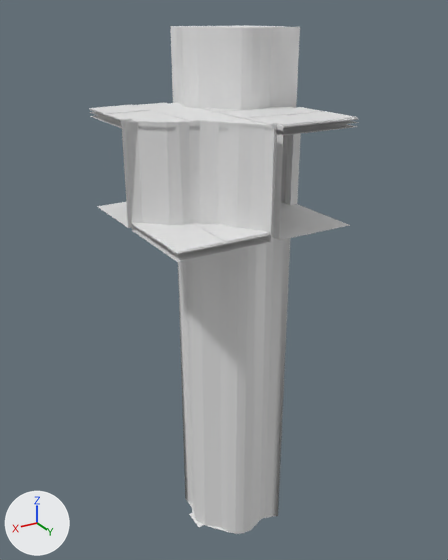
A saved change to the FBX model Assets/Data/Level/Biomes/AbyssalRuins/Models/K_CliffDrop_BABC.fbx.
Camera for both pictures: a camera (50 mm lens) standing at (8.17, 13.95, 4.83) and looking at (-0.45, -0.42, -2.36). The lights are fixed; the arrows at lower left show +X, +Y and +Z. The first picture is the older version. Where no turn or scale is listed for an object, it has been applied to the vertices.

The scene before the commit, as lines of its bpy script (objects in view):
```python
me_k_cliffdrop_babc = bpy.data.meshes.new('K_CliffDrop_BABC')
me_k_cliffdrop_babc.from_pydata(...)  # 1178 vertices, 933 faces; spans x -2.5..2.5, y -2.5..2.5, z -12.0..2.54
# faces by material slot: [602, 261, 51, 19]
me_k_cliffdrop_babc.materials.append(mat_joint)  # white #e7e7e7
me_k_cliffdrop_babc.materials.append(mat_floor)  # white #e7e7e7
me_k_cliffdrop_babc.materials.append(mat_chasm)  # white #e7e7e7
me_k_cliffdrop_babc.materials.append(mat_cliff)  # white #e7e7e7
me_k_cliffdrop_babc_colcliff7 = bpy.data.meshes.new('K_CliffDrop_BABC_ColCliff7')
me_k_cliffdrop_babc_colcliff7.from_pydata(...)  # 614 vertices, 578 faces; spans x -2.5..2.5, y -2.5..2.5, z -0.2..2.4
me_k_cliffdrop_babc_colground0 = bpy.data.meshes.new('K_CliffDrop_BABC_ColGround0')
me_k_cliffdrop_babc_colground0.from_pydata(...)  # 182 vertices, 161 faces; spans x 0.0..2.5, y 0.0..2.5, z -0.2..0.0
ob_k_cliffdrop_babc = bpy.data.objects.new('K_CliffDrop_BABC', me_k_cliffdrop_babc)
ob_k_cliffdrop_babc.location = (0.0, 0.0, 0.0)
ob_k_cliffdrop_babc_colcliff7 = bpy.data.objects.new('K_CliffDrop_BABC_ColCliff7', me_k_cliffdrop_babc_colcliff7)
ob_k_cliffdrop_babc_colcliff7.location = (0.0, 0.0, 0.0)
ob_k_cliffdrop_babc_colground0 = bpy.data.objects.new('K_CliffDrop_BABC_ColGround0', me_k_cliffdrop_babc_colground0)
ob_k_cliffdrop_babc_colground0.location = (0.0, 0.0, 0.0)
# also in view: 'K_CliffDrop_BABC_ColWaterBlocker3' at (-1.17, -1.23, 2.05); 'K_CliffDrop_BABC_ColGround7' at (0.0, 0.0, 2.4)
```
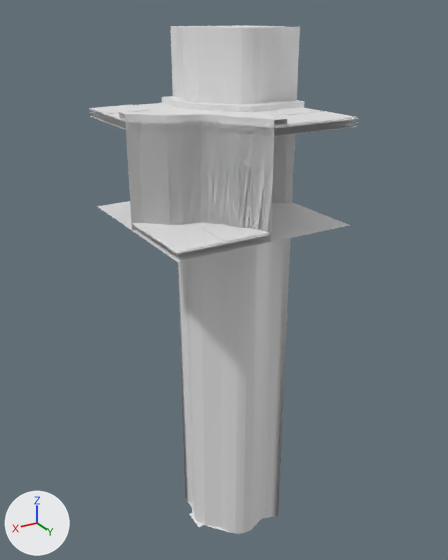
Changed parts and their boxes [x1, y1, x2, y2] in the pictures (448 x 560 px; the box of a moved part takes in the faces that stretch with it):
'K_CliffDrop_BABC', reshaped: before [89, 103, 358, 534]; after [89, 96, 358, 534]
part 1 of me_k_cliffdrop_babc, built on: before [122, 119, 283, 126]; after [119, 96, 305, 129]
part 2 of me_k_cliffdrop_babc, deleted: before [126, 123, 274, 235]
part 3 of me_k_cliffdrop_babc_colcliff7, moved or reshaped: before [122, 124, 301, 240]; after [123, 124, 296, 242]

Patch to the scene script:
```diff
--- a/Assets/Data/Level/Biomes/AbyssalRuins/Models/K_CliffDrop_BABC.fbx.py
+++ b/Assets/Data/Level/Biomes/AbyssalRuins/Models/K_CliffDrop_BABC.fbx.py
@@ me_k_cliffdrop_babc @@
 # used by ob_k_cliffdrop_babc; location = (0.0, 0.0, 0.0)
-me_k_cliffdrop_babc.from_pydata(...)  # 1178 vertices, 933 faces; spans x -2.5..2.5, y -2.5..2.5, z -12.0..2.54
+me_k_cliffdrop_babc.from_pydata(...)  # 1357 vertices, 1129 faces; spans x -2.5..2.5, y -2.5..2.5, z -12.0..2.66
+# me_k_cliffdrop_babc part 1: 4 vertices removed from x -2.23..2.23, y -2.23..2.23, z 2.47; 201 vertices added at x -2.5..2.5, y -2.5..2.5, z 2.47..2.66
+# me_k_cliffdrop_babc part 2: 18 vertices removed from x 0.1..2.24, y 0.14..2.28, z -0.03
 me_k_cliffdrop_babc.materials.append(mat_joint)
@@ me_k_cliffdrop_babc_colcliff7 @@
 # used by ob_k_cliffdrop_babc_colcliff7; location = (0.0, 0.0, 0.0)
-me_k_cliffdrop_babc_colcliff7.from_pydata(...)  # 614 vertices, 578 faces; spans x -2.5..2.5, y -2.5..2.5, z -0.2..2.4
+me_k_cliffdrop_babc_colcliff7.from_pydata(...)  # 614 vertices, 574 faces; spans x -2.5..2.5, y -2.5..2.5, z -0.2..2.4
+# me_k_cliffdrop_babc_colcliff7 part 3
+# 12 faces are deleted
+# 8 new faces join them
```
